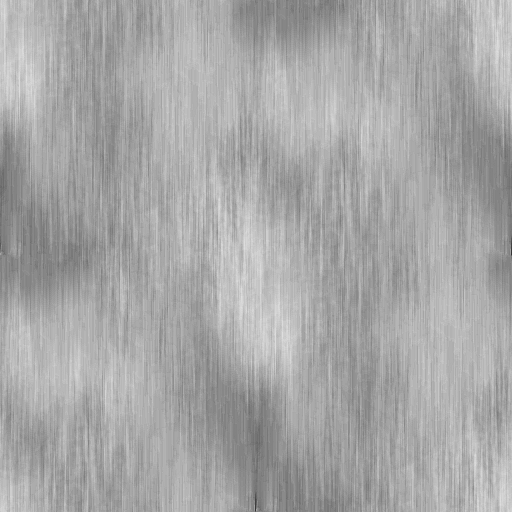
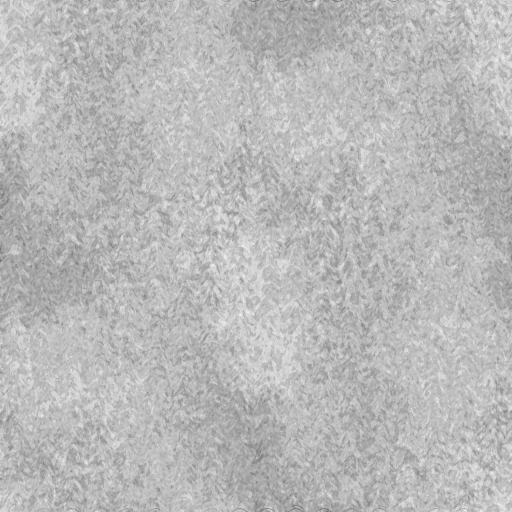
Comparing the layer stacks of the two 512x512 images. Changes:
showed "Ebene-Kopie", opacity 46% → 100%, painted on it over left=0, top=0, right=512, bottom=512
hid "Eingefügte Ebene", blend normal → divide over left=0, top=0, right=512, bottom=512
